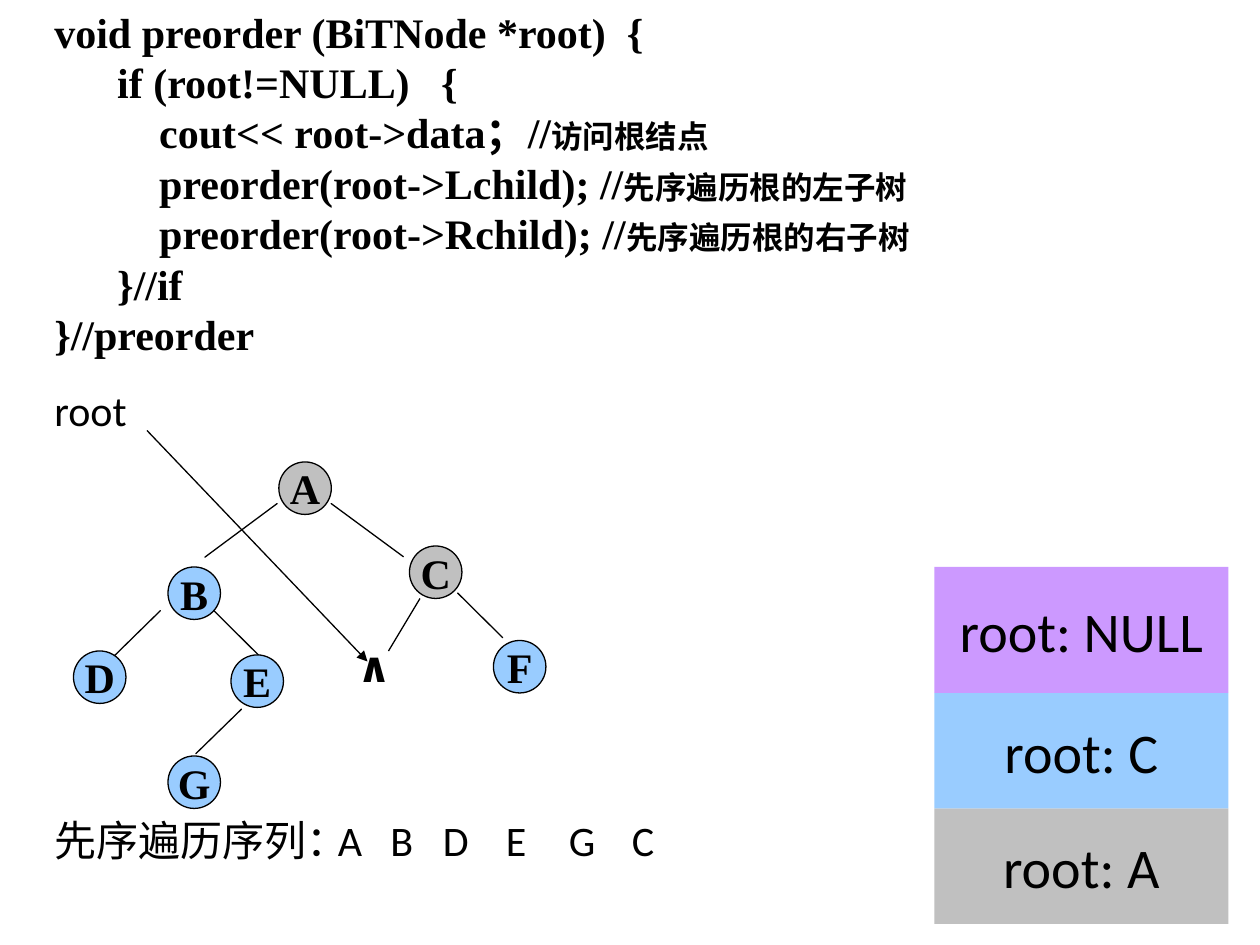
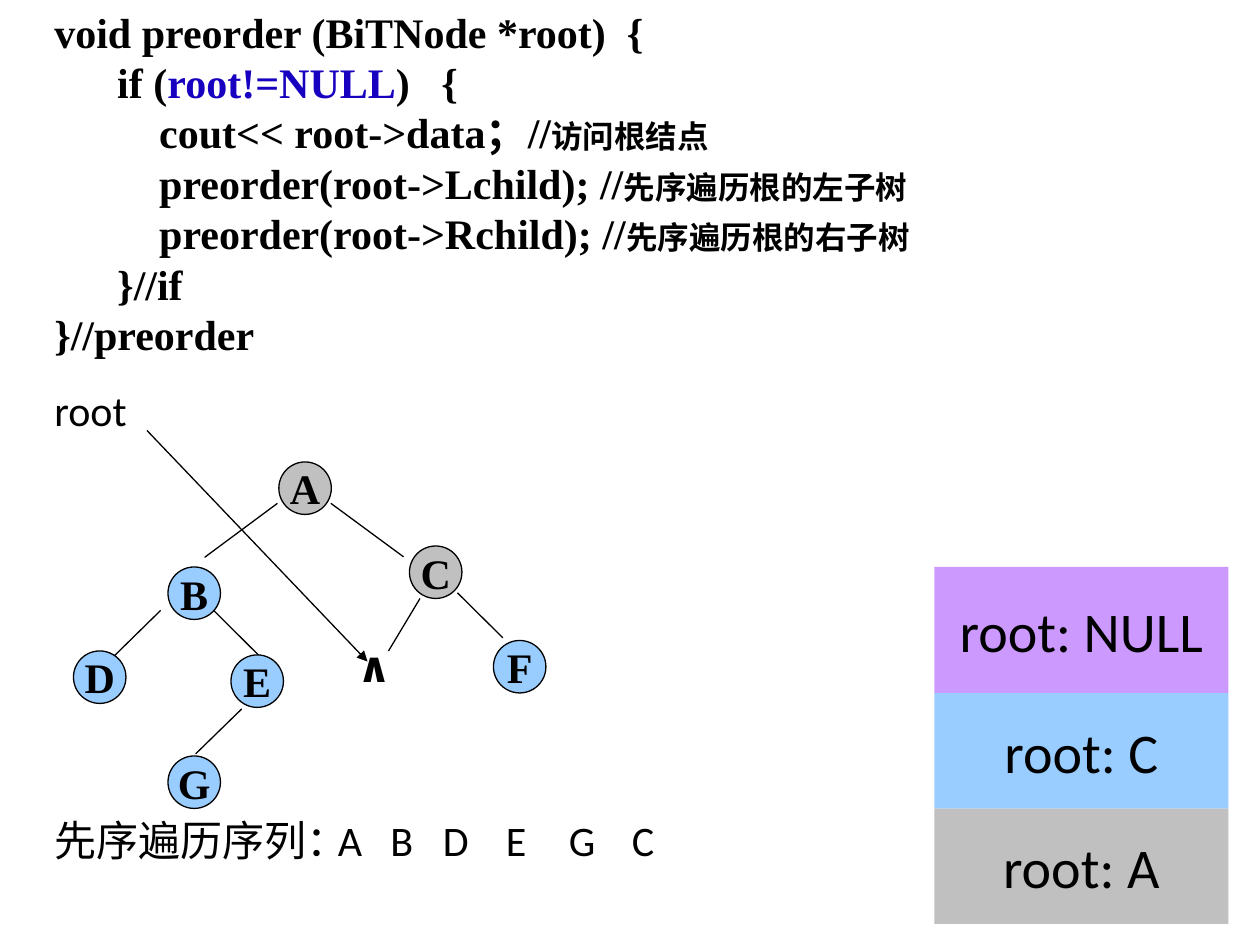
Before and after one commit to Gempittance/Data_Structur_Build, a slide deck: slide 76 of 数据结构PPT/ds6.pptx (slide 63 before the commit). Drawn at 1260x945 pixels with LibreOffice and Linux fonts; fonts in the diff are those of the drawing. Boxes give left, top, right and bottom in pixels: in the first picture for what was removed or moved away, otherwise in the second. Text is boxed around its words. In the diff, an @@ line names an element or a change of style, - is before the commit and + after.

```diff
--- a/数据结构PPT/ds6.pptx
+++ b/数据结构PPT/ds6.pptx
@@ text at [117, 68, 410, 107]: text colour #000000 to #1700C0 in "(root!=NULL)" @@
```
Also in this commit, not shown: 19 other slides changed, 17 slides added.
